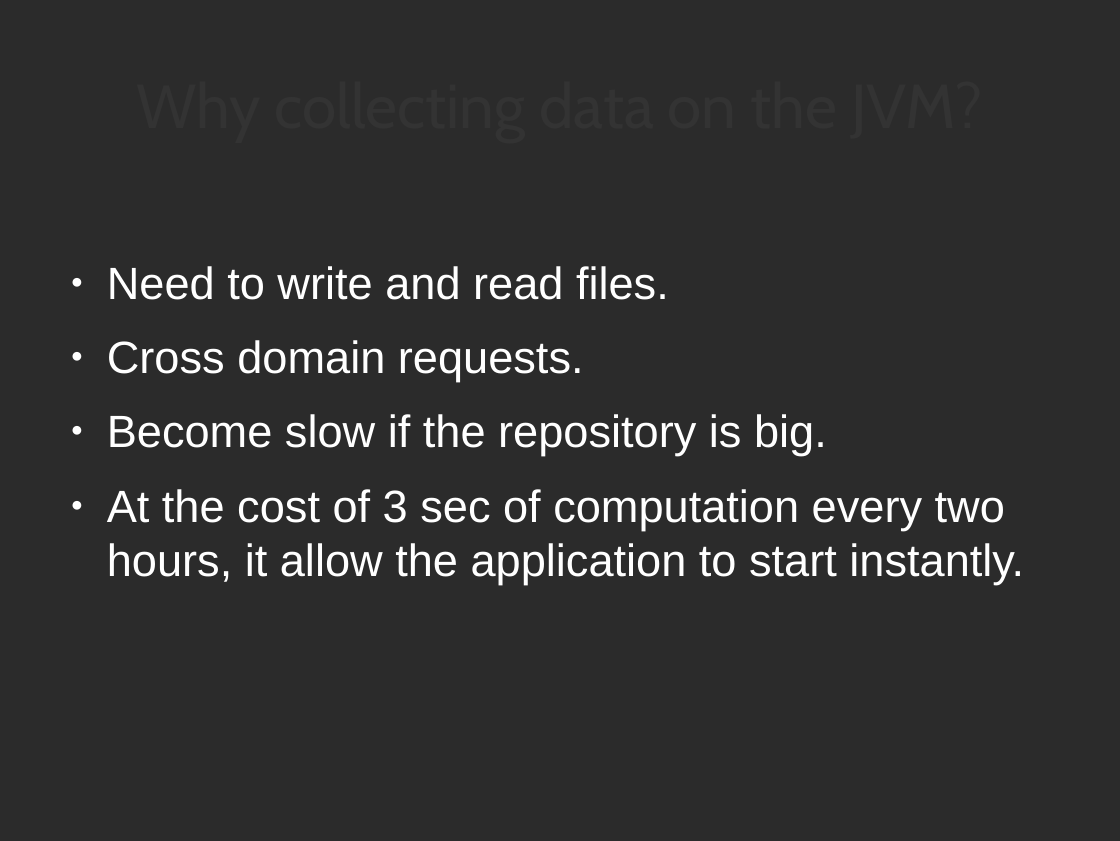
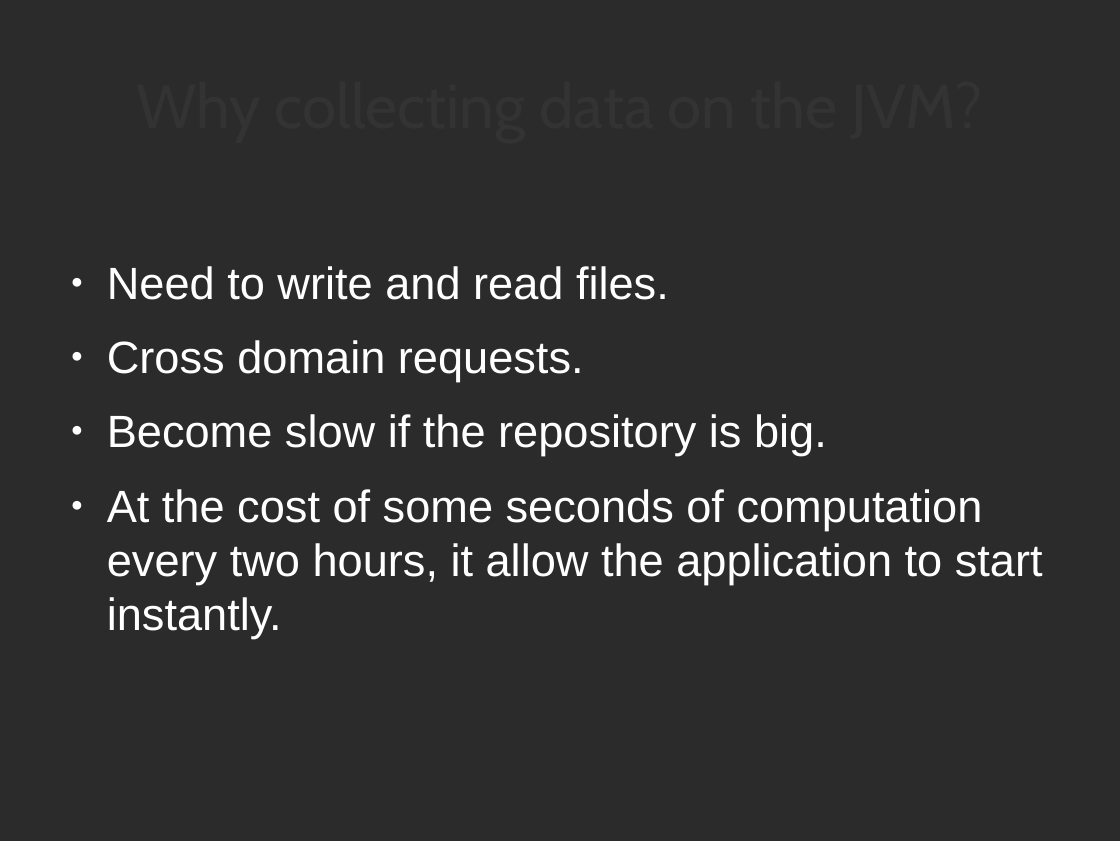
Before and after one commit to ThibaultUrien/SemesterProject, a slide deck: slide 6 of presentation.odp. Drawn at 1120x841 pixels with LibreOffice and Linux fonts; fonts in the diff are those of the drawing; background and template pictures are left out; a plain dark background stands for a picture behind light text. Boxes give left, top, right and bottom in pixels: in the first picture for what was removed or moved away, otherwise in the second. Text is boxed around its words. In the diff, an @@ line names an element or a change of style, - is before the commit and + after.

Commit message:
update presentation

```diff
--- a/presentation.odp
+++ b/presentation.odp
@@ text at [107,489,1043,639]: text changed @@
-● At the cost of 3 sec of computation every two hours, it allow the application to start instantly.
+● At the cost of some seconds of computation every two hours, it allow the application to start instantly.
```
Also in this commit, not shown: 3 other slides changed, 3 other files.
